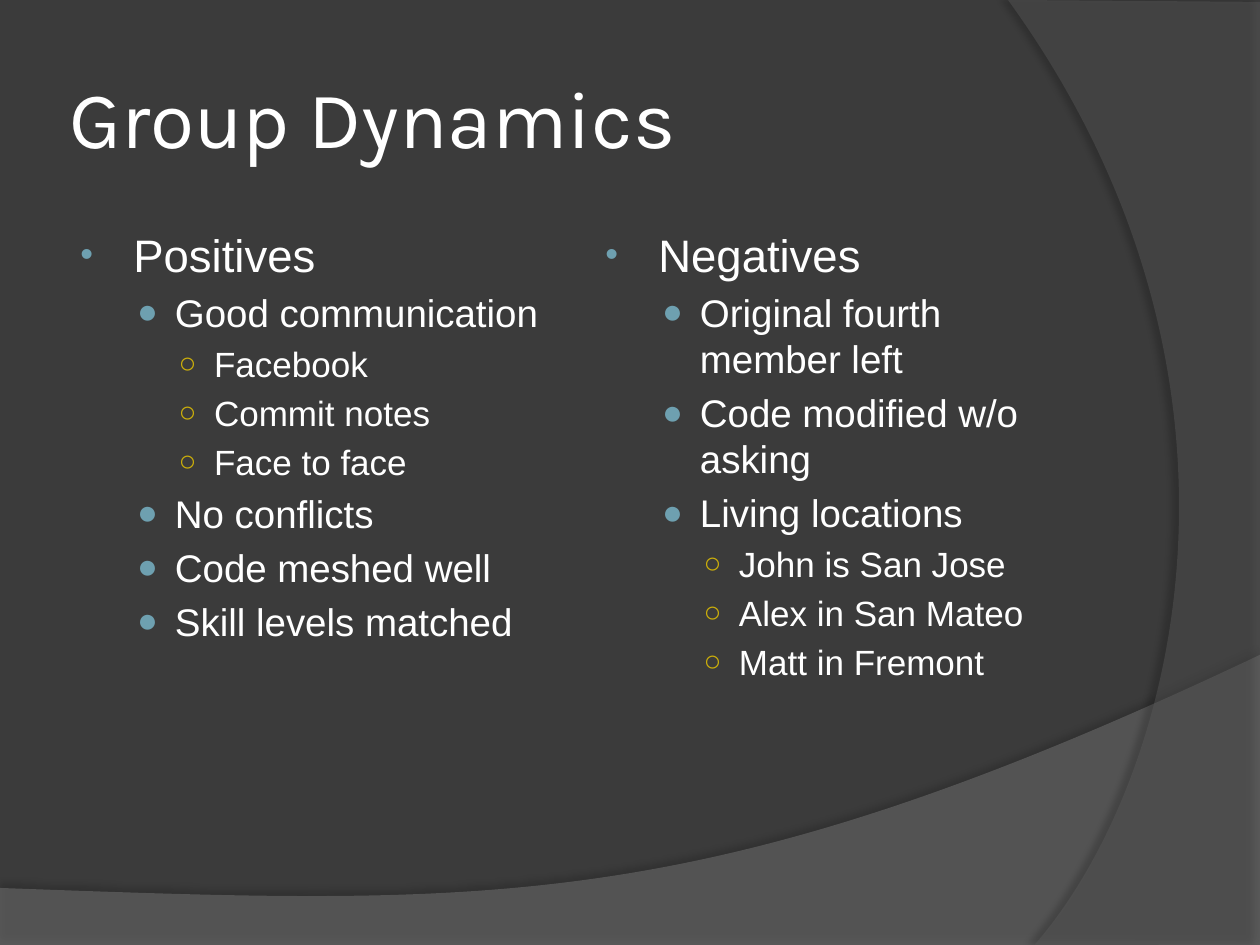
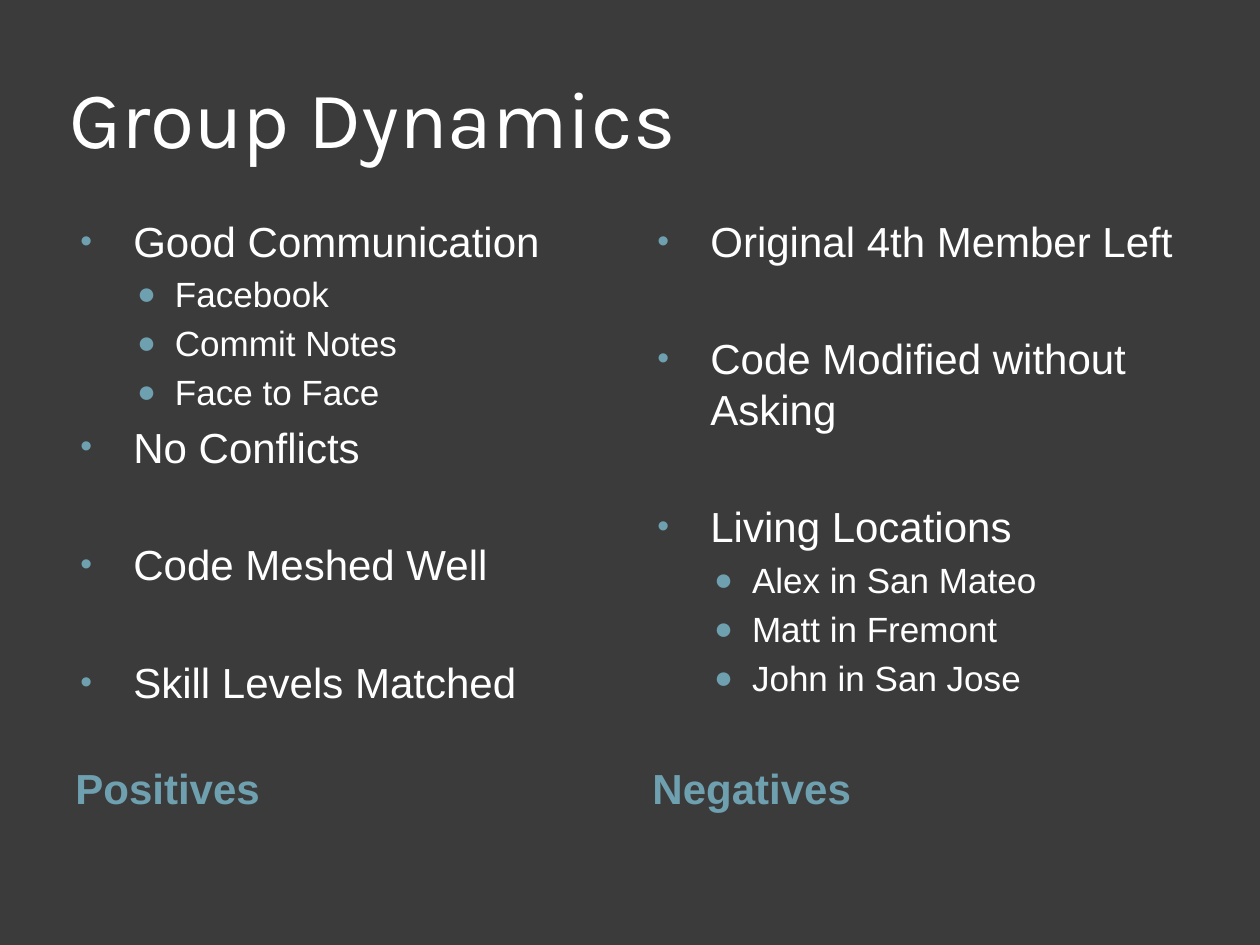
Before and after one commit to mattdude2489/Time-Warrior, a slide deck: slide 5 of Senior Project Files/Time Warrior.pptx. Drawn at 1260x945 pixels with LibreOffice and Linux fonts; fonts in the diff are those of the drawing. Boxes give left, top, right and bottom in pixels: in the first picture for what was removed or moved away, otherwise in the second. Text is boxed around its words. In the diff, an @@ line names an element or a change of style, - is before the commit and + after.

Commit message:
* updated & edited ppt

```diff
--- a/Senior Project Files/Time Warrior.pptx
+++ b/Senior Project Files/Time Warrior.pptx
@@ freeform shape removed at <box>1008,0,1260,945</box> @@
@@ text "Good Communication": place and size @@
-text "Good Communication" at <box>133,239,538,637</box>
+text "Good Communication" at <box>133,226,540,699</box>
@@ text "Original 4th Member Left": place and size @@
-text "Original 4th Member Left" at <box>658,239,1023,676</box>
+text "Original 4th Member Left" at <box>710,226,1172,692</box>
@@ text at <box>133,226,540,258</box>: text changed; size 22 to 24 pt @@
-• Positives
-  ● Good communication
+• Good Communication
@@ text at <box>710,226,1172,551</box>: text changed; size 22 to 24 pt @@
-• Negatives
-  ● Original fourth member left
-  ● Code modified w/o asking
-  ● Living locations
-    ○ John is San Jose
+• Original 4th Member Left
+• Code Modified without Asking
+• Living Locations
@@ text at <box>175,281,329,308</box>: bullet ○ to ●; list level 3 to 2 in "Facebook"; bullet colour #CCAF0A to #6EA0B0 @@
@@ text at <box>133,330,516,699</box>: text changed; size 22 to 24 pt @@
-    ○ Commit notes
-    ○ Face to face
-  ● No conflicts
-  ● Code meshed well
-  ● Skill levels matched
+  ● Commit Notes
+  ● Face to Face
+• No Conflicts
+• Code Meshed Well
+• Skill Levels Matched
@@ text at <box>752,567,1036,643</box>: bullet ○ to ●; list level 3 to 2 in "Alex in San Mateo"; bullet colour #CCAF0A to #6EA0B0; list level 3 to 2 in "Matt in Fremont" @@
@@ freeform shape removed at <box>0,655,1260,945</box> @@
@@ text at <box>752,665,1021,692</box>: paragraph added @@
+  ● John in San Jose
@@ text added at <box>75,773,259,805</box>, 24 pt, text #6EA0B0, bold @@
+Positives
@@ text added at <box>652,773,850,812</box>, 24 pt, text #6EA0B0, bold @@
+Negatives
```
Also in this commit, not shown: 11 other slides changed, 2 other files.
